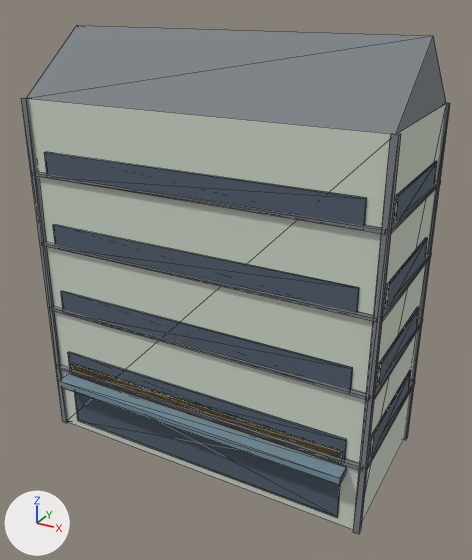
The glTF model public/buildings/lot_2x1.glb as it was, and as the next commit left it.
Both versions are drawn from a 50 mm lens placed at (19.6, -18.9, 18.7), pointed at (7.7, 2.8, 7.9). Every picture has the same lights, and +X, +Y and +Z are marked at lower left. The first picture is the older version. Mesh edges are drawn as thin lines. Vertices at exactly the same position are counted once.

In view in the first picture: 'lot_2x1'.
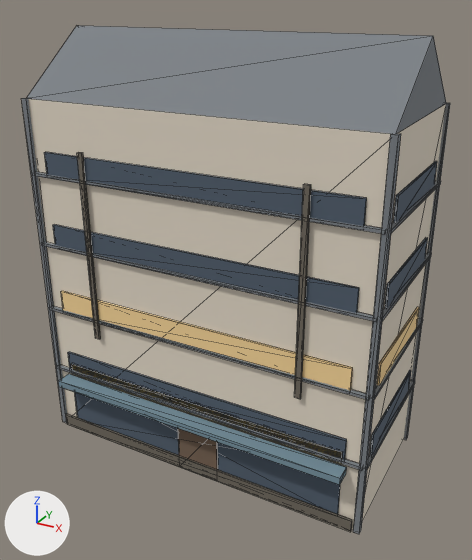
Diff of the bpy script that builds the scene:
```diff
--- a/public/buildings/lot_2x1.glb.py
+++ b/public/buildings/lot_2x1.glb.py
@@ mat_lot_2x1 @@
 mat_lot_2x1 = principled_material('lot_2x1')
-mat_lot_2x1.base_color = (0.62, 0.68, 0.58)  # light grey #ced7c8
+mat_lot_2x1.base_color = (0.78, 0.7, 0.58)  # pale yellow #e5dac8
 mat_lot_2x1.roughness = 0.85
@@ mat_lot_2x1_dirt @@
+mat_lot_2x1_dirt = principled_material('lot_2x1_dirt')
+mat_lot_2x1_dirt.base_color = (0.16, 0.14, 0.11)  # brown #6f695d
+mat_lot_2x1_dirt.roughness = 0.85
@@ mat_lot_2x1_lit_glass @@
+mat_lot_2x1_lit_glass = principled_material('lot_2x1_lit_glass')
+mat_lot_2x1_lit_glass.base_color = (0.95, 0.68, 0.32)  # beige #f9d799
+mat_lot_2x1_lit_glass.roughness = 0.85
@@ mat_lot_2x1_door @@
+mat_lot_2x1_door = principled_material('lot_2x1_door')
+mat_lot_2x1_door.base_color = (0.18, 0.12, 0.08)  # brown #766150
+mat_lot_2x1_door.roughness = 0.85
@@ me_lot_2x1 @@
 # used by ob_lot_2x1; location = (0.0, 0.0, 0.0)
-me_lot_2x1.from_pydata(...)  # 322 vertices, 486 faces; spans x -0.2..14.7, y -0.8..6.7, z 0.0..17.5
+me_lot_2x1.from_pydata(...)  # 362 vertices, 546 faces; spans x -0.2..14.7, y -0.8..6.7, z 0.0..17.5
+# me_lot_2x1 part 1: a new loose piece, a box spanning x 6.525..8.41, y -0.12..-0.02, z 0.0..2.55, in mat_lot_2x1_door (brown #766150)
+# me_lot_2x1 part 2: a new loose piece, a box spanning x 0.2..14.3, y -0.18..-0.1, z 0.0..0.55, in mat_lot_2x1_dirt (brown #6f695d)
+# me_lot_2x1 part 3: a new loose piece, a box spanning x 2.49..2.73, y -0.19..-0.11, z 5.25..13.2, in mat_lot_2x1_dirt (brown #6f695d)
+# me_lot_2x1 part 4: a new loose piece, a box spanning x 11.77..12.01, y -0.19..-0.11, z 5.25..13.2, in mat_lot_2x1_dirt (brown #6f695d)
+# me_lot_2x1 part 5: 24 faces spanning x 0.7..14.6, y -0.1..5.8, z 6.0..7.0 switch from mat_lot_2x1_glass (greyish blue #505d6c) to mat_lot_2x1_lit_glass (beige #f9d799)
+# other edits to the shape of me_lot_2x1 do not show in these pictures
 me_lot_2x1.materials.append(mat_lot_2x1)
@@ me_lot_2x1 @@
 me_lot_2x1.materials.append(mat_lot_2x1_awning)
+me_lot_2x1.materials.append(mat_lot_2x1_door)  # brown #766150
+me_lot_2x1.materials.append(mat_lot_2x1_dirt)  # brown #6f695d
```

Where the change shows, as pixel boxes [x1, y1, x2, y2] in the pictures (472 x 560 px):
'lot_2x1', recoloured, reshaped
    both: [22, 26, 450, 534]
part 1 of me_lot_2x1, added (brown)
    after: [178, 428, 218, 470]
part 2 of me_lot_2x1, added
    after: [66, 414, 352, 532]
part 3 of me_lot_2x1, added
    after: [77, 152, 101, 339]
part 4 of me_lot_2x1, added
    after: [294, 184, 311, 399]
part 5 of me_lot_2x1, recoloured (greyish blue to beige)
    both: [61, 291, 419, 390]
